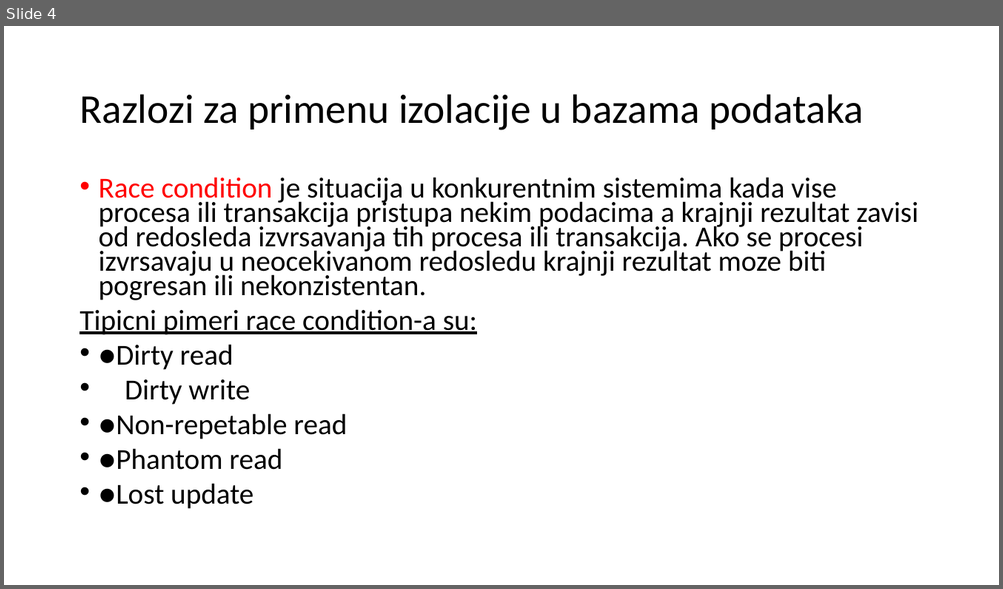
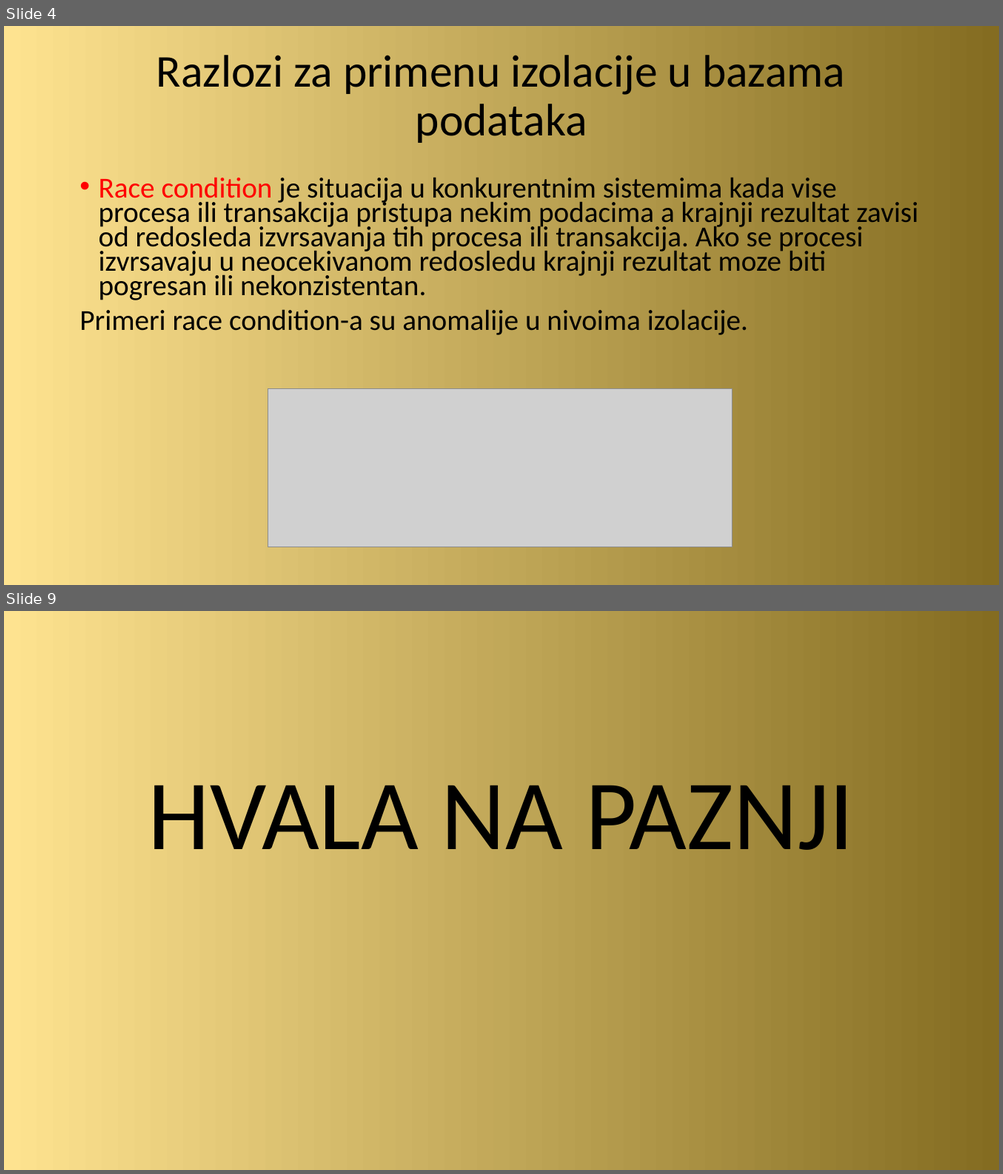
Before and after one commit to zvasiccc/Sistemi-za-upravljanje-bazama-podataka-seminarski-2, a slide deck: Izolacija i konkurentni pristup kod PostgreSQL baze podataka.pptx. Shown one above the other, each under a label of ours: slide 4 before the commit, slides 4 and 9 after it; the slides between them are not shown. The pictures are 1003x589 and 1003x1174 pixels, drawn with LibreOffice and Linux fonts; fonts in the diff are those of the drawing; grey boxes stand for pictures. Boxes give left, top, right and bottom in pixels: in the first picture for what was removed or moved away, otherwise in the second. Text is boxed around its words. In the diff, an @@ line names an element or a change of style, - is before the commit and + after.

```diff
--- a/Izolacija i konkurentni pristup kod PostgreSQL baze podataka.pptx
+++ b/Izolacija i konkurentni pristup kod PostgreSQL baze podataka.pptx
@@ slide 9 added at (4, 611, 999, 1170), background gradient #FEE390 to #846C21 @@
@@ text added at (148, 785, 854, 850), 96 pt, text #000000 @@
+HVALA NA PAZNJI
@@ slide 4 changed as well @@
@@ background #FFFFFF to gradient #FEE390 to #846C21 @@
@@ title "Razlozi za primenu izolacije u ...": place and size @@
-title "Razlozi za primenu izolacije u ..." at (79, 94, 863, 130)
+title "Razlozi za primenu izolacije u ..." at (156, 55, 845, 143)
@@ title "Razlozi za primenu izolacije u ..." at (156, 55, 845, 143): size 39.6 to 44 pt; alignment left to centre @@
@@ text at (79, 309, 748, 335): text changed @@
-Tipicni pimeri race condition-a su:
-• ●Dirty read
-• Dirty write
-• ●Non-repetable read
-• ●Phantom read
-• ●Lost update
+Primeri race condition-a su anomalije u nivoima izolacije.
@@ picture added at (267, 389, 731, 548) @@
```
Also in this commit, not shown: 3 other slides changed, 4 other slides added, 1 slide removed, 1 other file.
